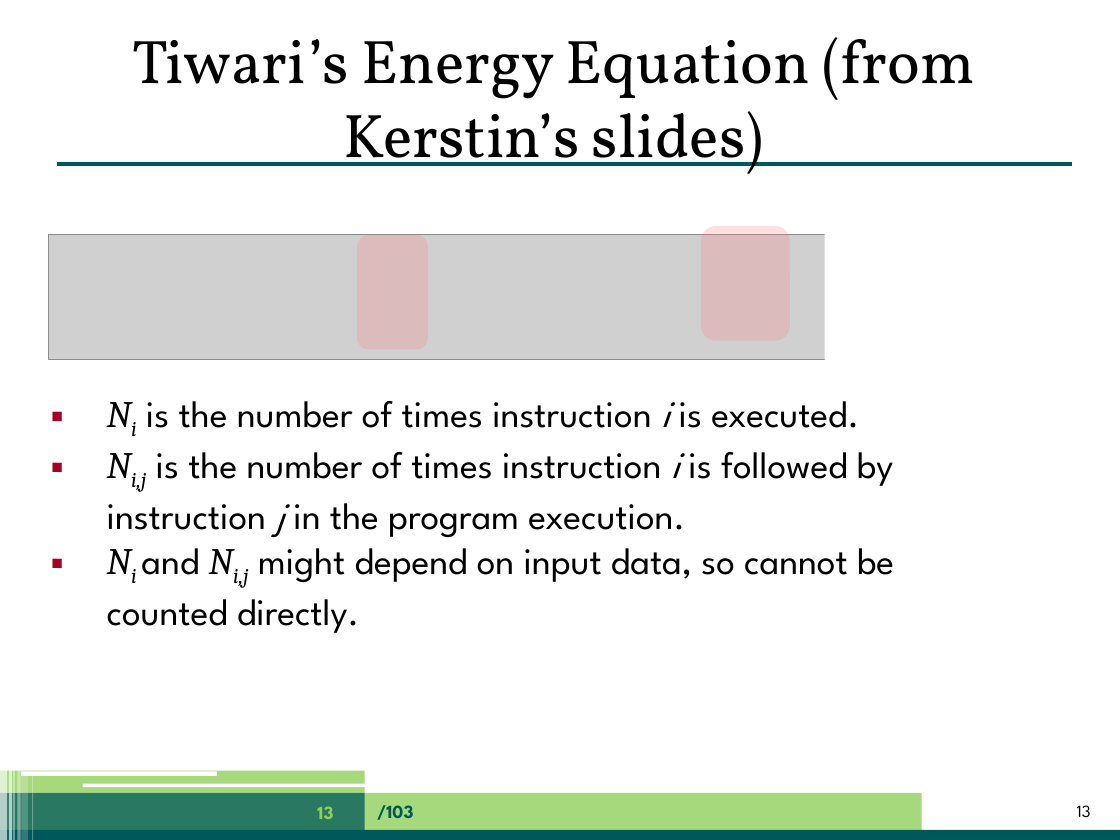
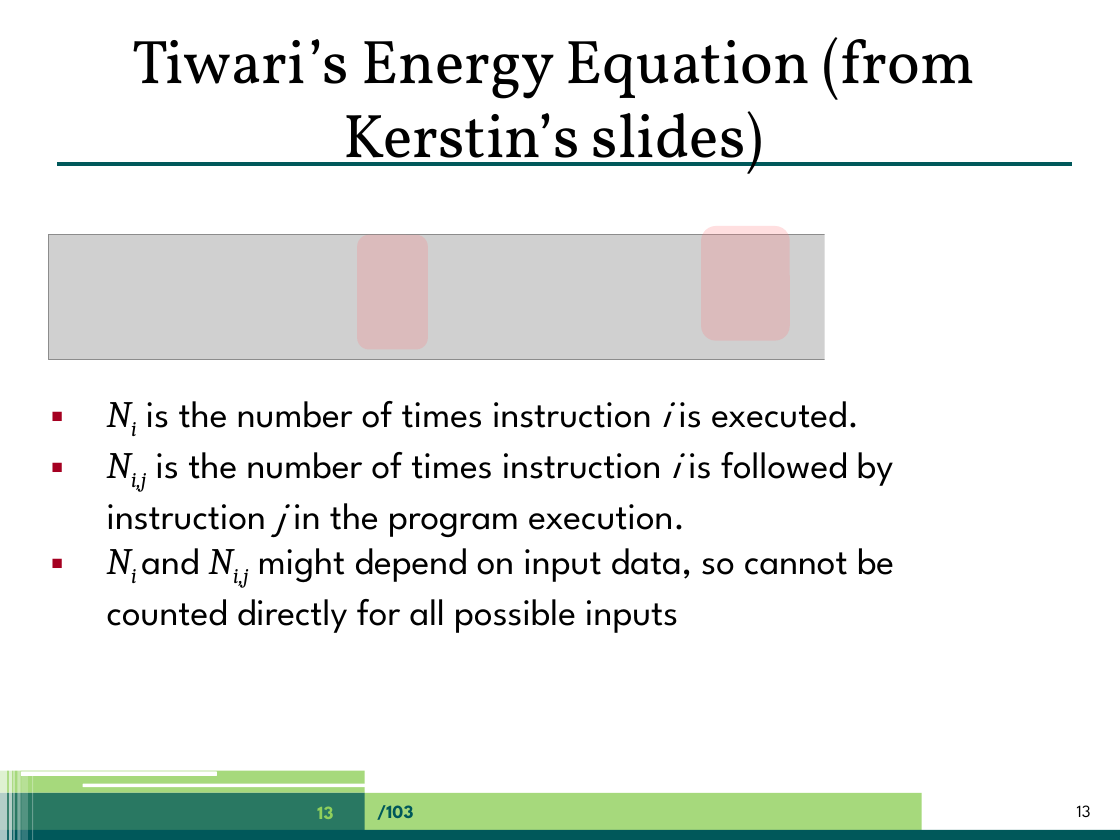
Before and after one commit to jpgallagher/ict-e-summerschool-aalborg, a slide deck: slide 13 of summerschool-aalborg-jpg.pptx. Drawn at 1120x840 pixels with LibreOffice and Linux fonts; fonts in the diff are those of the drawing; grey boxes stand for pictures. Boxes give left, top, right and bottom in pixels: in the first picture for what was removed or moved away, otherwise in the second. Text is boxed around its words. In the diff, an @@ line names an element or a change of style, - is before the commit and + after.

Commit message:
Minor updates

```diff
--- a/summerschool-aalborg-jpg.pptx
+++ b/summerschool-aalborg-jpg.pptx
@@ text at <box>107,536,894,633</box>: text changed @@
-▪ Ni and Ni,j might depend on input data, so cannot be counted directly.
+▪ Ni and Ni,j might depend on input data, so cannot be counted directly for all possible inputs
```
Also in this commit, not shown: 4 other slides changed, 1 slide added.
